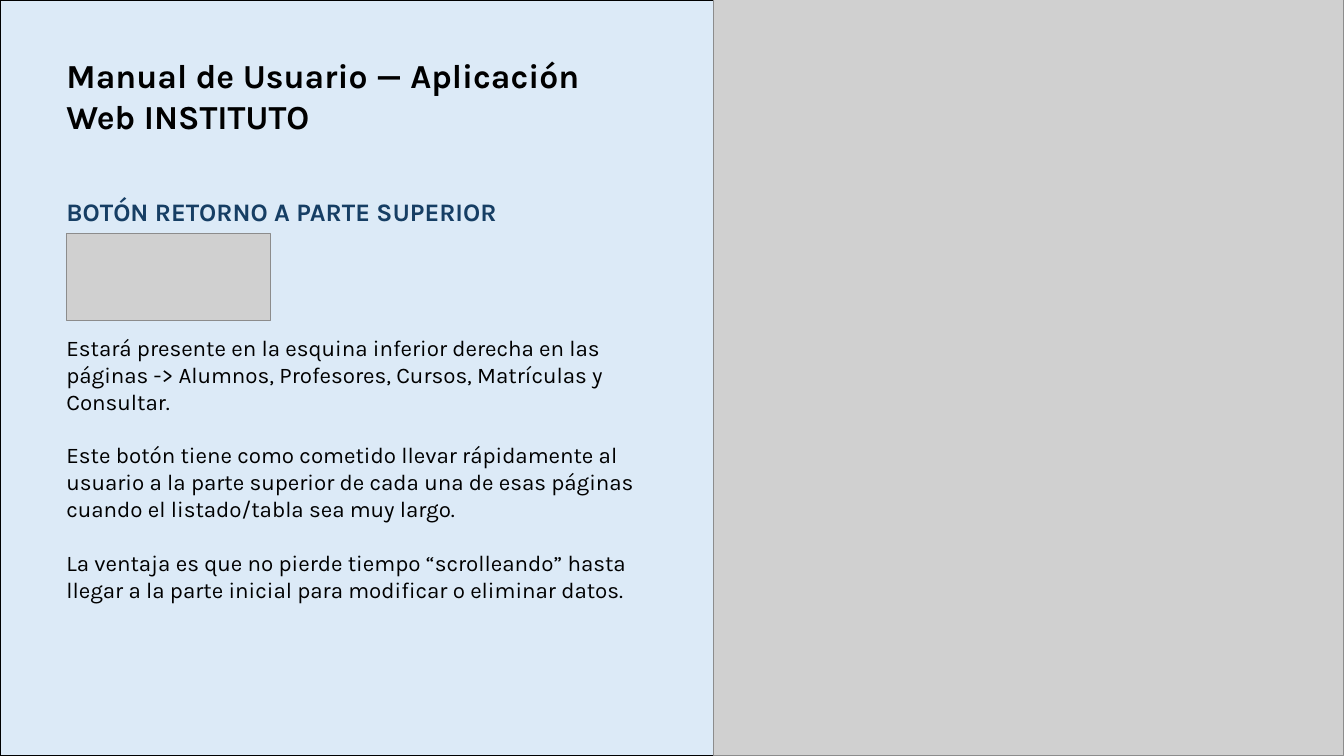
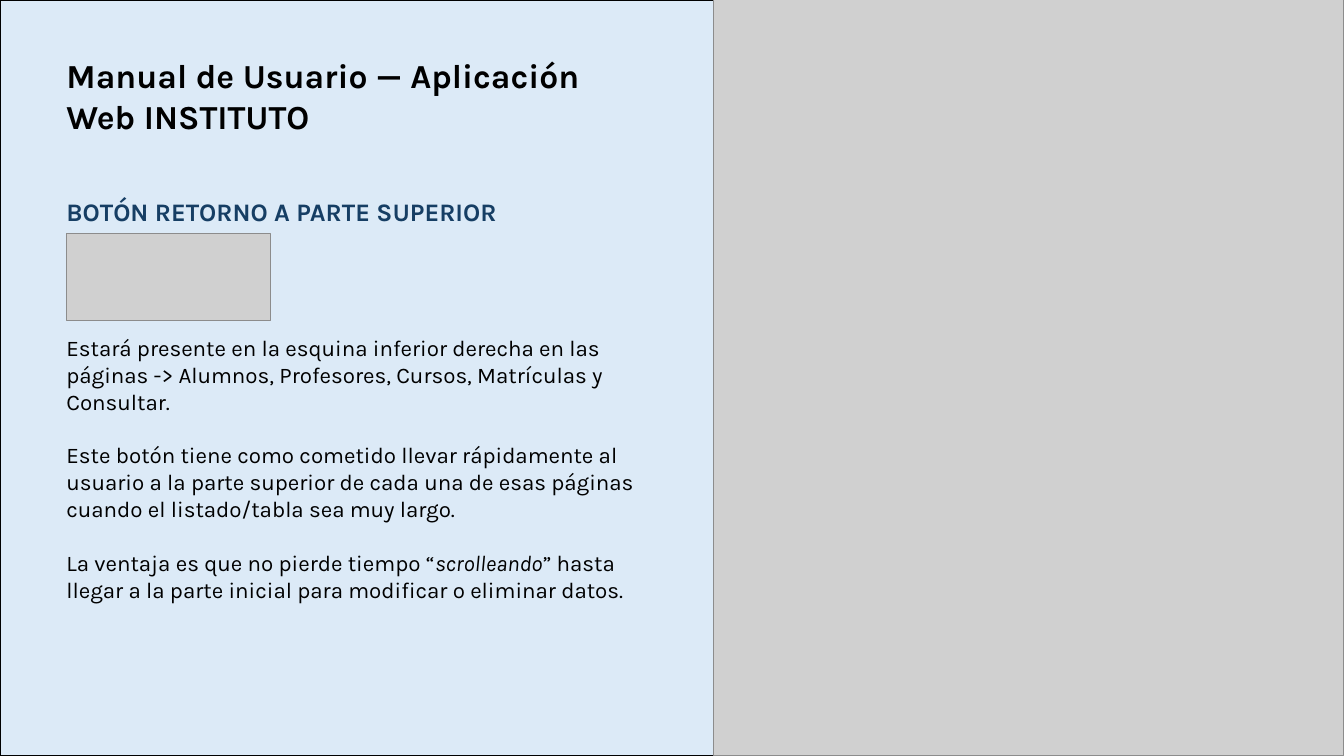
Before and after one commit to arojas-r/GestorAcademicoPracticas, a slide deck: slide 5 of MANUAL DE USUARIO.pptm. Drawn at 1344x756 pixels with LibreOffice and Linux fonts; fonts in the diff are those of the drawing; grey boxes stand for pictures. Boxes give left, top, right and bottom in pixels: in the first picture for what was removed or moved away, otherwise in the second. Text is boxed around its words. In the diff, an @@ line names an element or a change of style, - is before the commit and + after.

```diff
--- a/MANUAL DE USUARIO.pptm
+++ b/MANUAL DE USUARIO.pptm
@@ text at [66,555,623,604]: italic on in "“scrolleando”" @@
```
Also in this commit, not shown: 1 other slide changed, 1 slide added.
